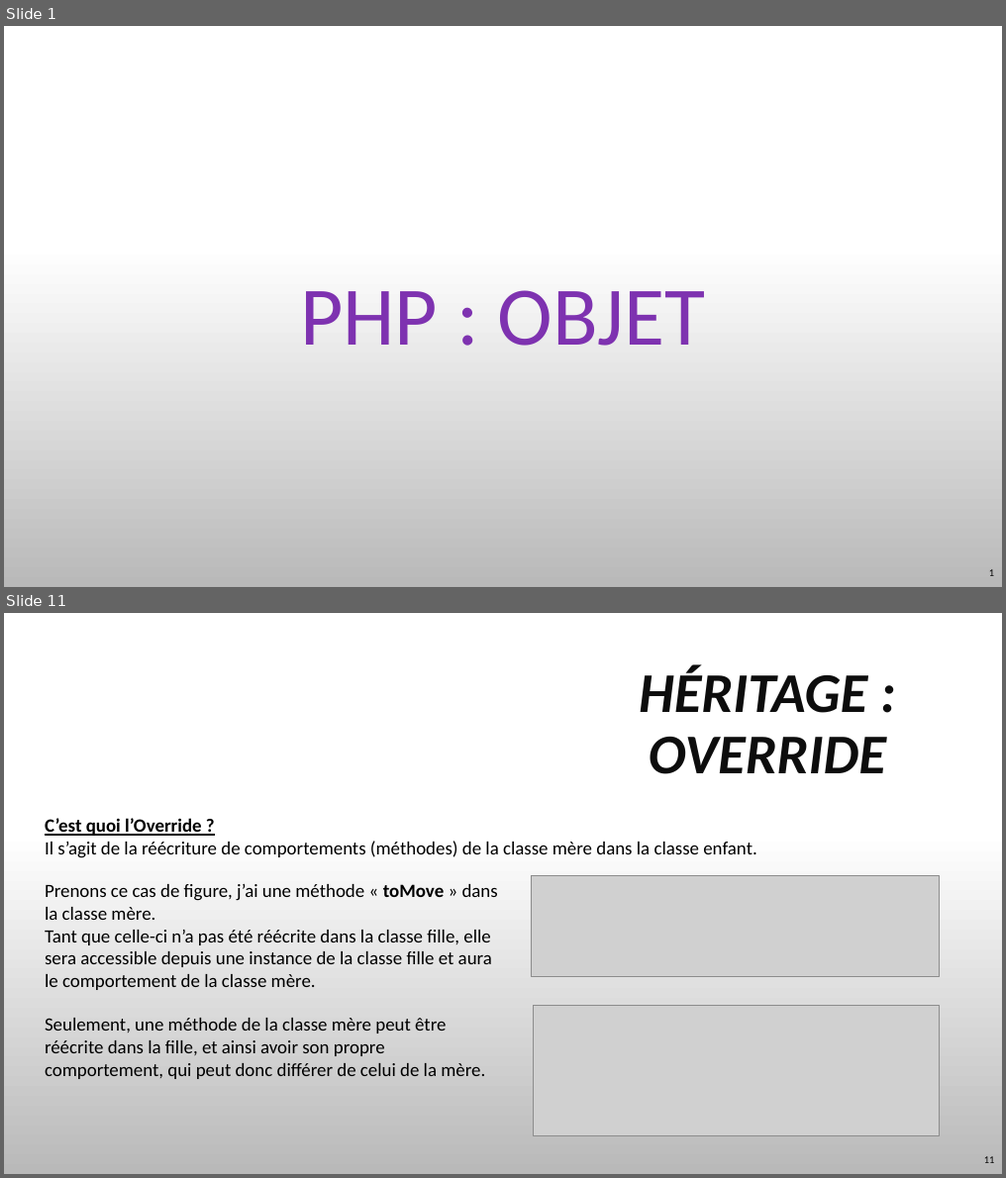
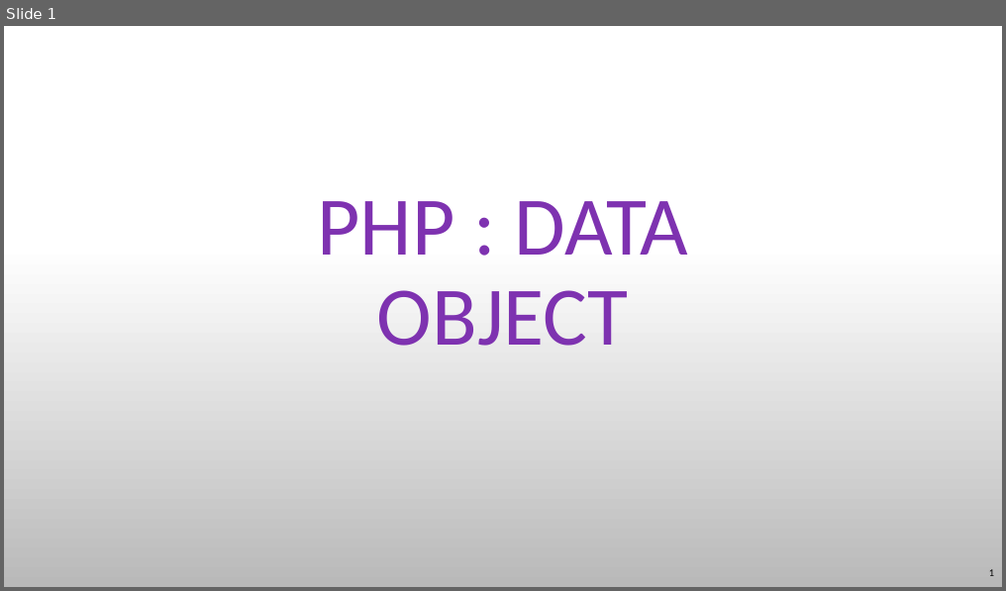
Before and after one commit to TyTy-cf/cours, a slide deck: PHP/Object/PHP-DO.pptx. Shown one above the other, each under a label of ours: slides 1 and 11 before the commit, slide 1 after it; the slides between them are not shown. The pictures are 1006x1178 and 1006x591 pixels, drawn with LibreOffice and Linux fonts; fonts in the diff are those of the drawing; grey boxes stand for pictures; background and template pictures are left out. Boxes give left, top, right and bottom in pixels: in the first picture for what was removed or moved away, otherwise in the second. Text is boxed around its words. In the diff, an @@ line names an element or a change of style, - is before the commit and + after.

```diff
--- a/PHP/Object/PHP-DO.pptx
+++ b/PHP/Object/PHP-DO.pptx
@@ slide 11 removed at (4, 613, 1002, 1174), background picture (left out) @@
@@ title removed at (639, 665, 886, 774) @@
-HÉRITAGE : OVERRIDE
@@ text removed at (45, 818, 757, 859) @@
-C’est quoi l’Override ?
-Il s’agit de la réécriture de comportements (méthodes) de la classe mère dans la classe enfant.
@@ picture removed at (531, 875, 940, 977) @@
@@ text removed at (45, 884, 498, 990) @@
-Prenons ce cas de figure, j’ai une méthode « toMove » dans la classe mère.
-Tant que celle-ci n’a pas été réécrite dans la classe fille, elle sera accessible depuis une instance de la classe fille et aura le comportement de la classe mère.
@@ text removed at (45, 1018, 485, 1079) @@
-Seulement, une méthode de la classe mère peut être réécrite dans la fille, et ainsi avoir son propre comportement, qui peut donc différer de celui de la mère.
@@ picture removed at (534, 1005, 940, 1136) @@
@@ page number removed at (984, 1157, 995, 1163) @@
-11
@@ slide 1 changed as well @@
@@ title at (317, 201, 689, 346): text changed @@
-PHP : OBJET
+PHP : DATA OBJECT
```
Also in this commit, not shown: 9 slides added, 11 other slides removed, 3 other files.
